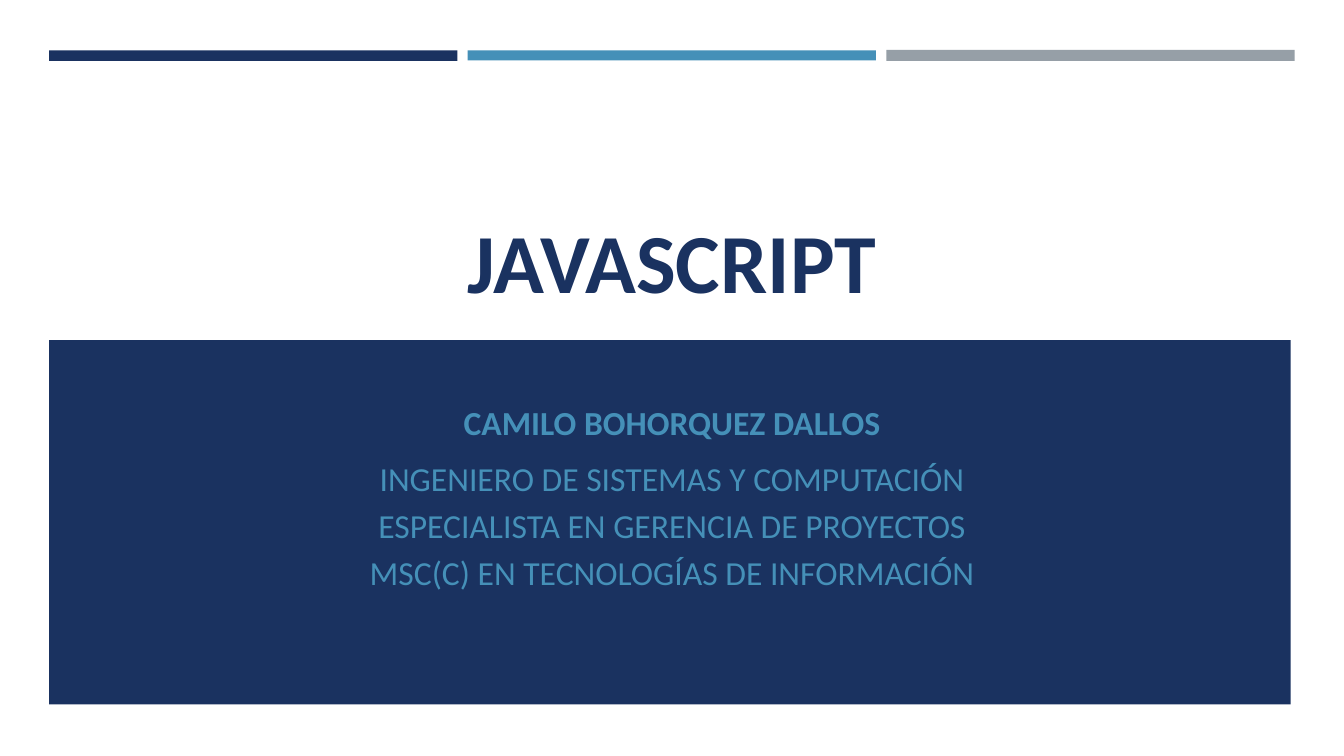
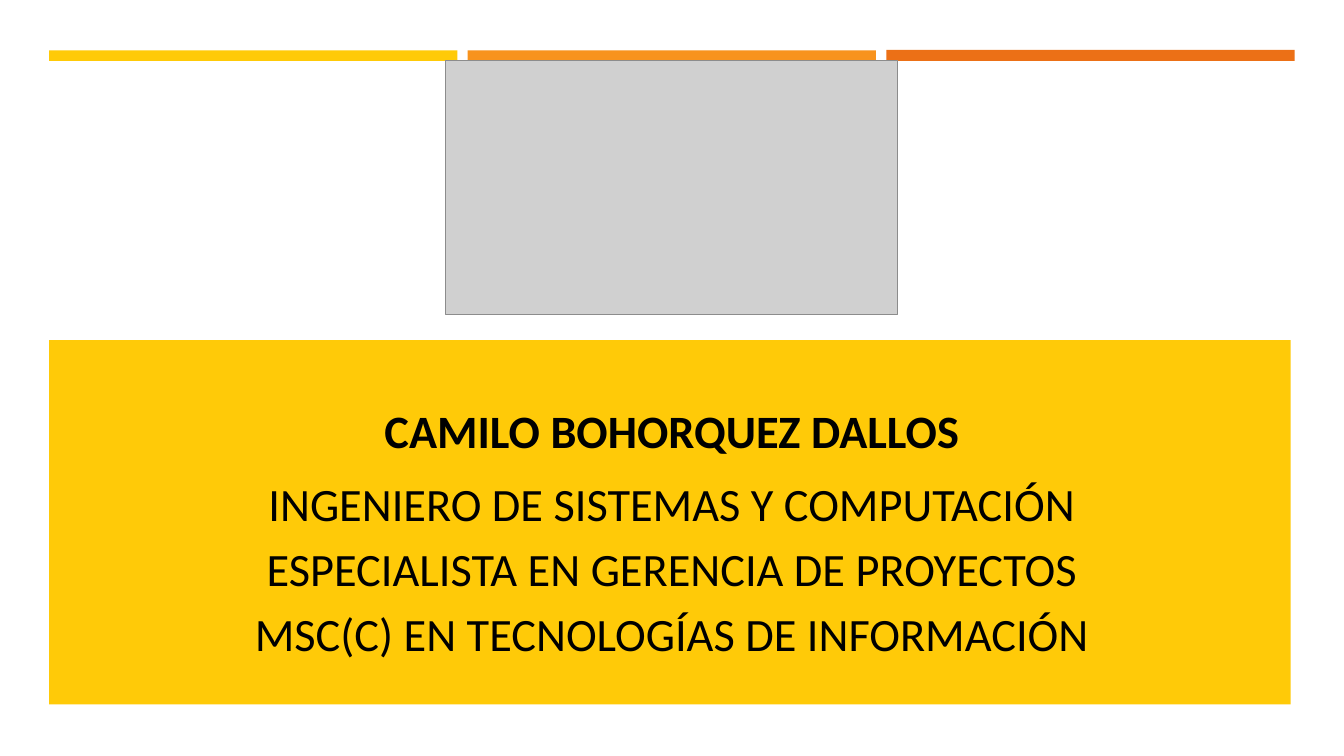
Before and after one commit to Camilobd/MinTic---Desarrollo-Web_Gr-9-10, a slide deck: slide 1 of Recursos/1. JavaScript.pptx. Drawn at 1344x756 pixels with LibreOffice and Linux fonts; fonts in the diff are those of the drawing; grey boxes stand for pictures. Boxes give left, top, right and bottom in pixels: in the first picture for what was removed or moved away, otherwise in the second. Text is boxed around its words. In the diff, an @@ line names an element or a change of style, - is before the commit and + after.

```diff
--- a/Recursos/1. JavaScript.pptx
+++ b/Recursos/1. JavaScript.pptx
@@ rectangle at (x1=49, y1=50, x2=458, y2=60): fill #1A3260 to #FFCA08 @@
@@ rectangle at (x1=468, y1=50, x2=876, y2=60): fill #4590B8 to #F8931D @@
@@ rectangle at (x1=886, y1=50, x2=1295, y2=62): fill #969FA7 to #EC7016 @@
@@ picture added at (x1=446, y1=60, x2=897, y2=315) @@
@@ title removed at (x1=468, y1=238, x2=876, y2=294) @@
-JAVASCRIPT
@@ rectangle at (x1=49, y1=340, x2=1291, y2=704): fill #1A3260 to #FFCA08 @@
@@ subtitle "CAMILO BOHORQUEZ DALLOS" at (x1=255, y1=417, x2=1088, y2=658): size 24 to 33.1 pt, text colour #4590B8 to #000000; more space between paragraphs @@
```
Also in this commit, not shown: 27 other slides changed, 27 other files.
